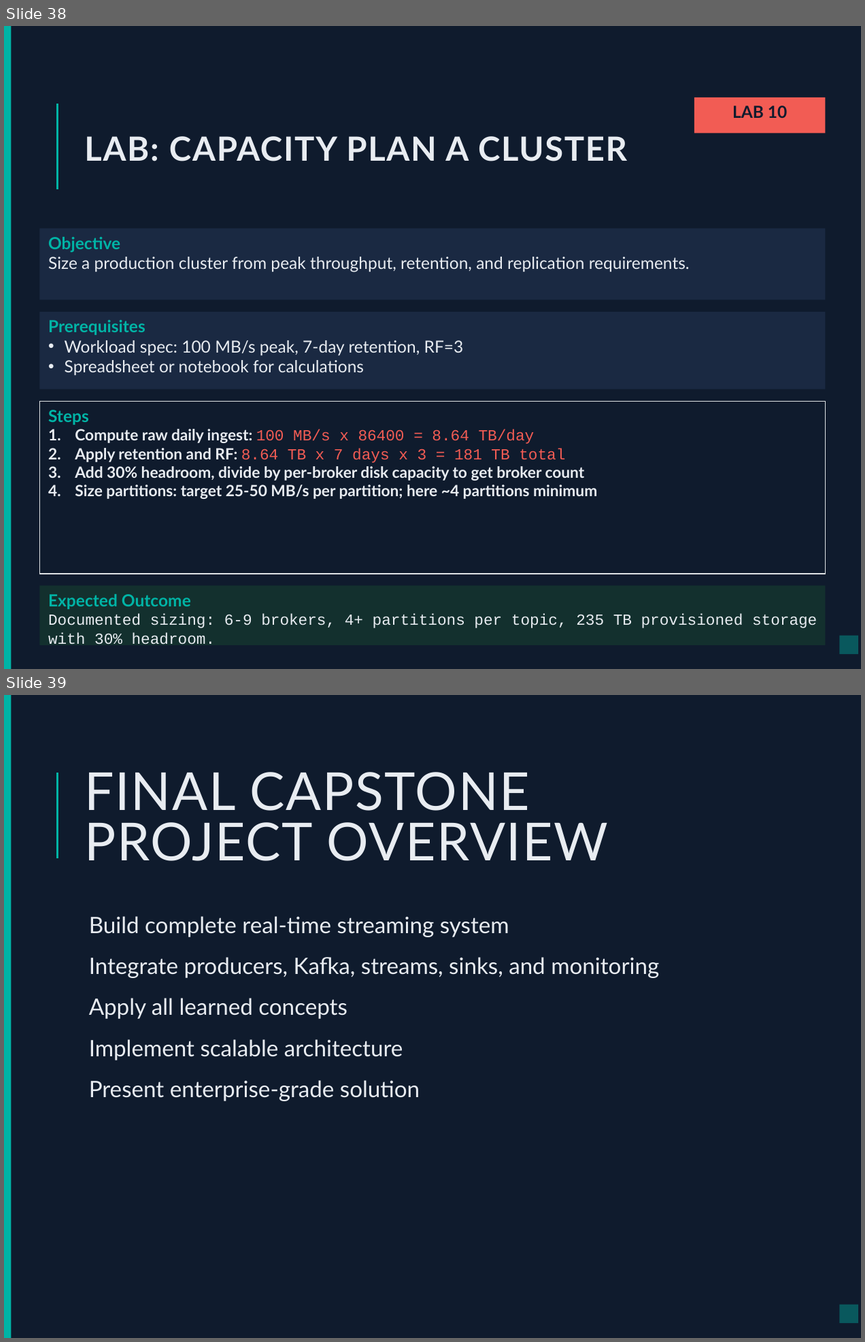
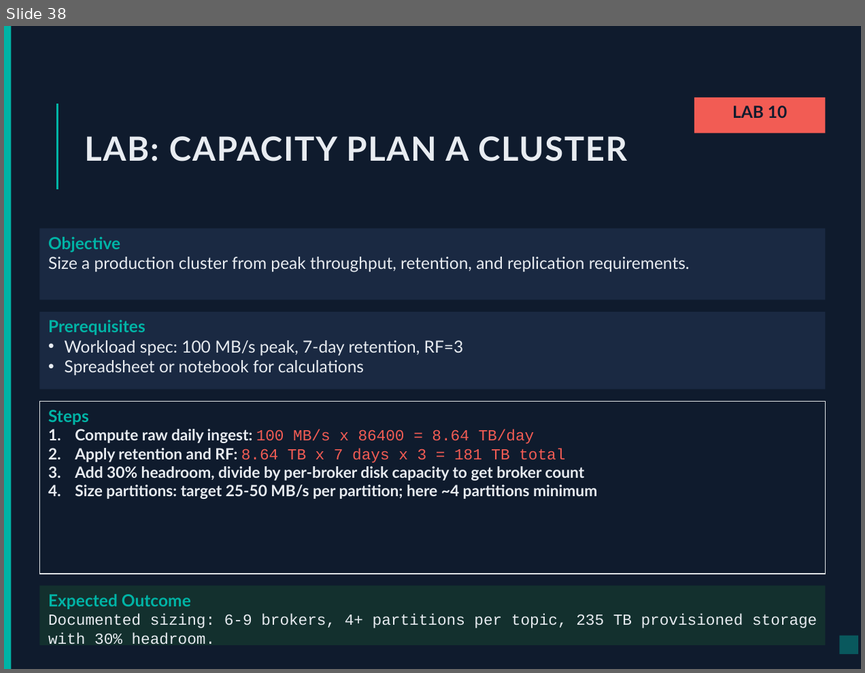
Before and after one commit to vikash-verma-profile/Kafka-May-2026-M, a slide deck: Day-10/Kafka_cap.pptx. Shown one above the other, each under a label of ours: slides 38 and 39 before the commit, slide 38 after it. The pictures are 865x1342 and 865x673 pixels, drawn with LibreOffice and Linux fonts; fonts in the diff are those of the drawing. Boxes give left, top, right and bottom in pixels: in the first picture for what was removed or moved away, otherwise in the second. Text is boxed around its words. In the diff, an @@ line names an element or a change of style, - is before the commit and + after.

```diff
--- a/Day-10/Kafka_cap.pptx
+++ b/Day-10/Kafka_cap.pptx
@@ slide 39 removed at (x1=4, y1=695, x2=861, y2=1338), background #0F1B2D; not listed: 3 template elements that a slide beside it also shows @@
@@ title removed at (x1=84, y1=772, x2=608, y2=861) @@
-FINAL CAPSTONE PROJECT OVERVIEW
@@ text removed at (x1=89, y1=916, x2=659, y2=1101) @@
-  Build complete real-time streaming system
-  Integrate producers, Kafka, streams, sinks, and monitoring
-  Apply all learned concepts
-  Implement scalable architecture
-  Present enterprise-grade solution
```
Also in this commit, not shown: 1 slide changed, 5 other slides removed, 22 other files.
